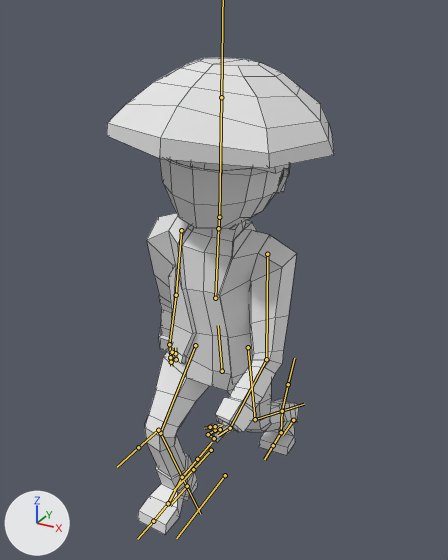
A saved change to the FBX model Map/Assets/Models/Yamato_civil/yamato_civil.fbx.
Camera for both pictures: a 50 mm camera at (8.37, -15.09, 15.28) aimed at (-0.07, 0.25, 7.61). Arrows for +X, +Y and +Z are at lower left; the lights stay in place. Both versions are drawn at frame 24 of the action 'Armature|Walk'; the numbers are the values there. The bones that bend it are drawn over the model as lines. Mesh edges are drawn as thin lines.

Objects in the first picture: 'Yamato'.
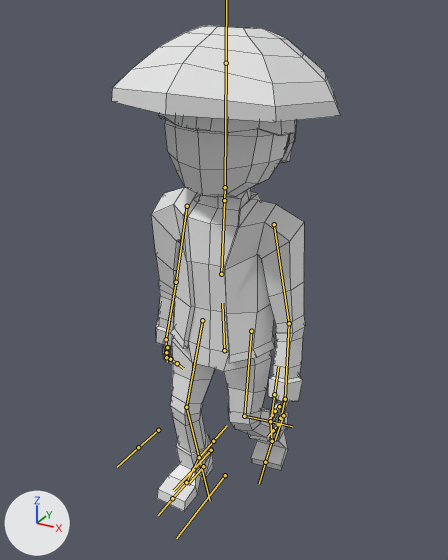
Pixel boxes [x1, y1, x2, y2] of what changed, in the pictures (448 x 560 px):
'Yamato', posed: before [107, 58, 334, 534]; after [112, 26, 340, 511]
bone 'abdomen', root to tip: before (222, 371) to (218, 325); after (224, 350) to (222, 303)
bone 'pecho', root to tip: before (215, 298) to (218, 228); after (221, 274) to (224, 200)
bone 'brazo_L', root to tip: before (267, 254) to (266, 359); after (274, 224) to (289, 323)
bone 'antebrazo_L', root to tip: before (266, 359) to (230, 428); after (289, 323) to (285, 399)
bone 'mano_L', root to tip: before (230, 428) to (218, 435); after (285, 399) to (282, 413)
bone 'dedos_mano_L', root to tip: before (214, 438) to (208, 434); after (280, 418) to (278, 424)
bone 'dedos_mano2_L', root to tip: before (208, 434) to (215, 430); after (278, 424) to (273, 430)
bone 'brazo_R', root to tip: before (181, 230) to (176, 295); after (187, 206) to (176, 282)
bone 'dedos_mano_R', root to tip: before (170, 358) to (176, 359); after (166, 354) to (170, 359)
bone 'dedos_mano2_R', root to tip: before (176, 359) to (175, 353); after (170, 359) to (177, 363)
bone 'femur_L', root to tip: before (248, 347) to (255, 419); after (251, 331) to (244, 416)
bone 'tibia_L', root to tip: before (255, 419) to (282, 411); after (244, 416) to (270, 421)
bone 'femur_R', root to tip: before (195, 345) to (160, 433); after (202, 320) to (186, 407)
bone 'tibia_R', root to tip: before (160, 433) to (182, 477); after (186, 407) to (199, 457)
bone 'pie_L_control', root to tip: before (293, 420) to (283, 435); after (283, 415) to (275, 440)
bone 'pie_L', root to tip: before (282, 411) to (281, 432); after (270, 421) to (272, 441)
bone 'dedos_pie_L', root to tip: before (281, 432) to (273, 445); after (272, 441) to (265, 462)
bone 'pie_R_control', root to tip: before (187, 486) to (170, 505); after (203, 466) to (188, 484)

What the commit changed:
Bone 'abdomen' (bone_abdomen) moves from (0.0, -1.02, -0.03) to (0.04, -0.24, 0.08).
Bone 'abdomen' (bone_abdomen) turns from (-1, 21, 4) to (0, 4, 1) degrees about its own x, y and z.
Bone 'pecho' (bone_pecho) turns from (-1, -21, 6) to (2, -4, 3) degrees about its own x, y and z.
Bone 'brazo_L' (bone_brazo_l) turns from (-25, -10, -18) to (-24, 2, -2) degrees about its own x, y and z.
Bone 'antebrazo_L' (bone_antebrazo_l) turns from (0, 5, -17) to (-6, 3, 8) degrees about its own x, y and z.
Bone 'mano_L' (bone_mano_l) turns from (19, 6, -23) to (3, 0, -3) degrees about its own x, y and z.
Bone 'dedos_mano_L' (bone_dedos_mano_l) turns from (41, 9, -10) to (-33, 11, 11) degrees about its own x, y and z.
Bone 'dedos_mano2_L' (bone_dedos_mano2_l) turns from (71, 16, -7) to (0, 0, 0) degrees about its own x, y and z.
Bone 'brazo_R' (bone_brazo_r) turns from (-20, -10, -12) to (-21, -7, -7) degrees about its own x, y and z.
Bone 'dedos_mano_R' (bone_dedos_mano_r) turns from (41, -9, 10) to (0, 0, 0) degrees about its own x, y and z.
Bone 'dedos_mano2_R' (bone_dedos_mano2_r) turns from (71, -16, 7) to (0, 0, 0) degrees about its own x, y and z.
Bone 'femur_L' (bone_femur_l) turns from (-5, 19, 1) to (6, 4, -1) degrees about its own x, y and z.
Bone 'tibia_L' (bone_tibia_l) turns from (53, 0, 0) to (56, 0, 0) degrees about its own x, y and z.
Bone 'femur_R' (bone_femur_r) turns from (46, 23, -2) to (18, 7, -2) degrees about its own x, y and z.
Bone 'tibia_R' (bone_tibia_r) turns from (62, 0, 0) to (29, 0, 0) degrees about its own x, y and z.
Bone 'pie_L_control' (bone_pie_l_control) moves from (-0.05, -3.78, -0.01) to (-0.04, -2.71, 0.91).
Bone 'pie_L_control' (bone_pie_l_control) turns from (0, 0, 0) to (-28, -1, 4) degrees about its own x, y and z.
Bone 'pie_L' (bone_pie_l) moves from (0.0, 0.53, 0.87) to (0.05, 0.28, 0.68).
Bone 'pie_L' (bone_pie_l) turns from (-63, 0, 0) to (-44, 1, 3) degrees about its own x, y and z.
Bone 'dedos_pie_L' (bone_dedos_pie_l) turns from (63, -2, -1) to (44, -1, -4) degrees about its own x, y and z.
Bone 'pie_R_control' (bone_pie_r_control) moves from (-0.02, 1.49, 0.01) to (-0.01, 0.37, 0.0).
